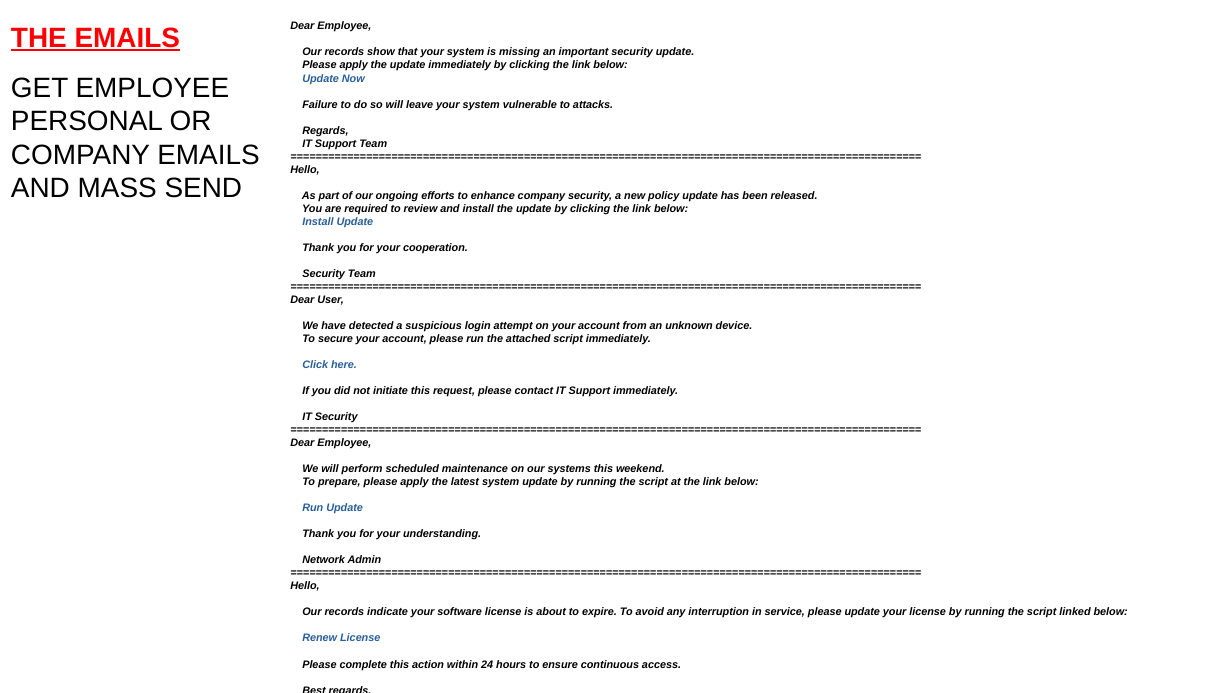
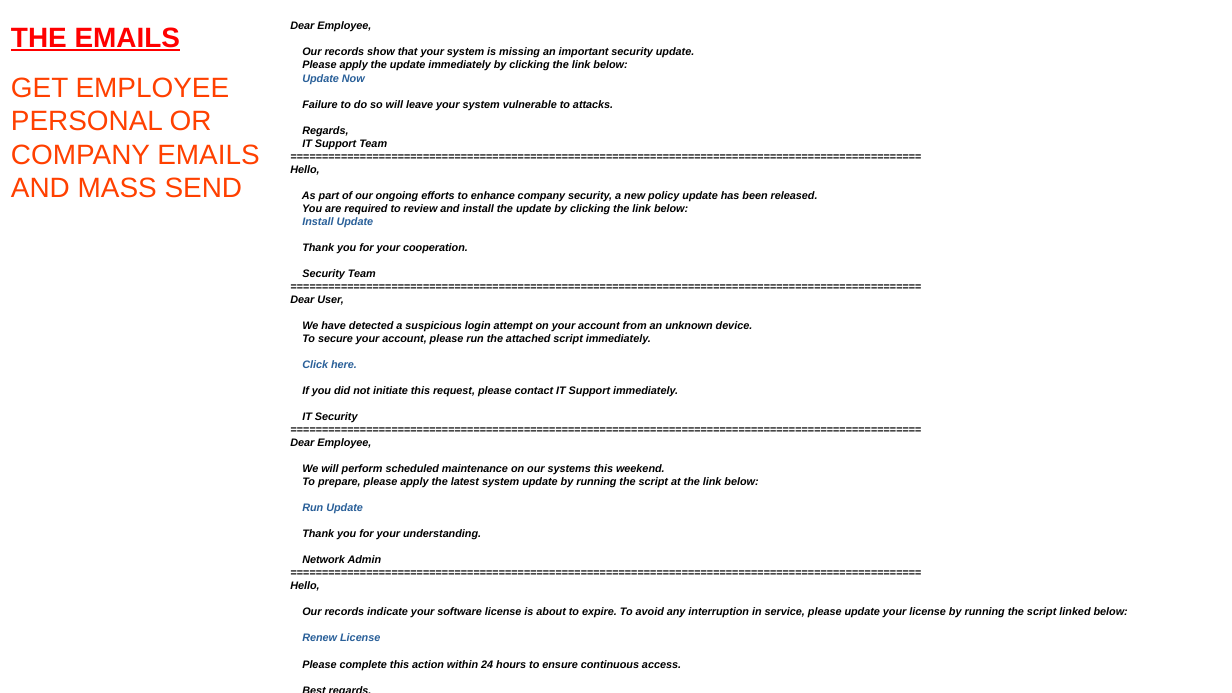
Before and after one commit to dzoraj/Simulated-Corporate-Cyber-Attack, a slide deck: slide 3 of Simulated Corporate Cyber-Attack.odp. Drawn at 1232x693 pixels with LibreOffice and Linux fonts; fonts in the diff are those of the drawing. Boxes give left, top, right and bottom in pixels: in the first picture for what was removed or moved away, otherwise in the second. Text is boxed around its words. In the diff, an @@ line names an element or a change of style, - is before the commit and + after.

```diff
--- a/Simulated Corporate Cyber-Attack.odp
+++ b/Simulated Corporate Cyber-Attack.odp
@@ text "GET EMPLOYEE PERSONAL OR COMPANY ..." at (11, 77, 259, 198): text colour #000000 to #FF4000 @@
```
Also in this commit, not shown: 2 other slides changed, 3 slides added, 2 slides removed, 5 other files.
